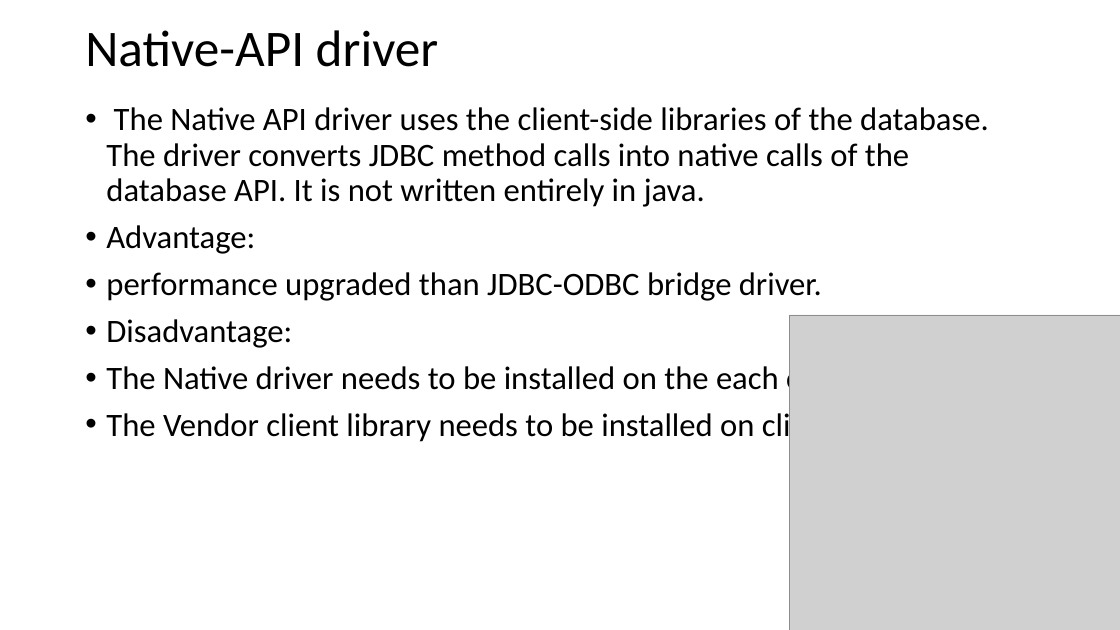
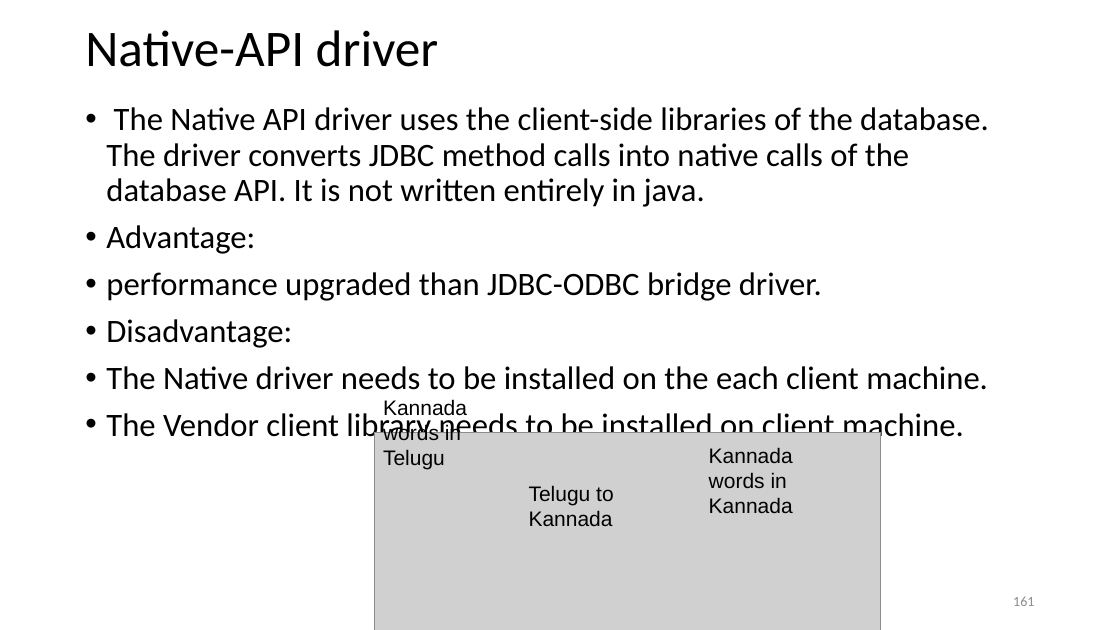
Before and after one commit to suniljeevan/JAVA-FULLSTACK-DEVELOPMENT-2026, a slide deck: slide 161 of COURSE MATERIALS/Module-1 CSE3427.pptx. Drawn at 1120x630 pixels with LibreOffice and Linux fonts; fonts in the diff are those of the drawing; grey boxes stand for pictures; background and template pictures are left out. Boxes give left, top, right and bottom in pixels: in the first picture for what was removed or moved away, otherwise in the second. Text is boxed around its words. In the diff, an @@ line names an element or a change of style, - is before the commit and + after.

```diff
--- a/COURSE MATERIALS/Module-1 CSE3427.pptx
+++ b/COURSE MATERIALS/Module-1 CSE3427.pptx
@@ text added at [383,399,467,470], 18 pt, text #000000 @@
+Kannada words in Telugu
@@ picture: place and size @@
-picture at [790,315,1120,630]
+picture at [375,433,881,630]
@@ text added at [709,447,793,513], 18 pt, text #000000 @@
+Kannada words in Kannada
@@ text added at [529,485,614,526], 18 pt, text #000000 @@
+Telugu to Kannada
@@ page number added at [1013,597,1034,606], 12 pt, text #8C8C8C @@
+161
```
Also in this commit, not shown: 3 other slides changed, 4 other files.
